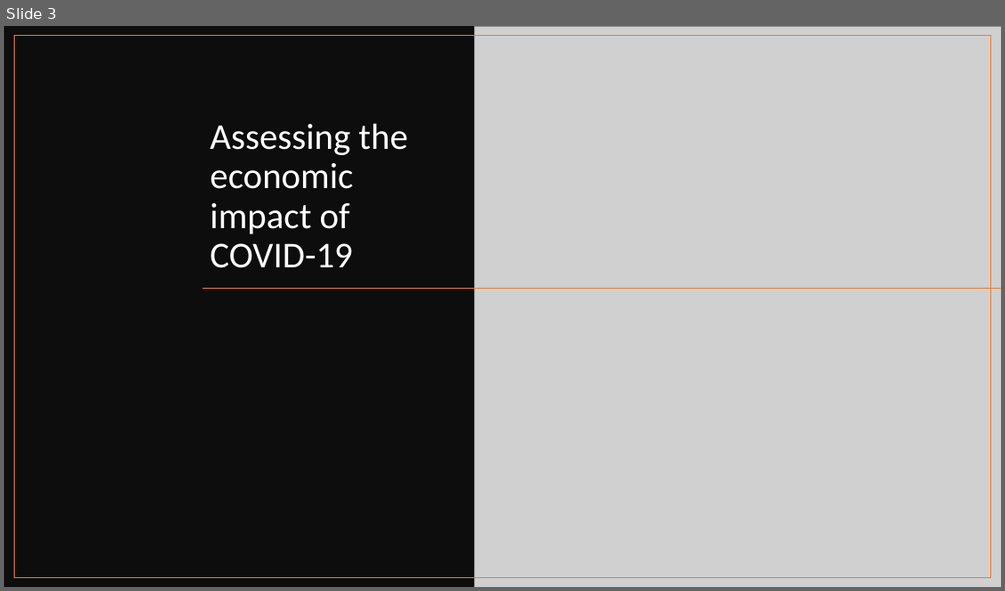
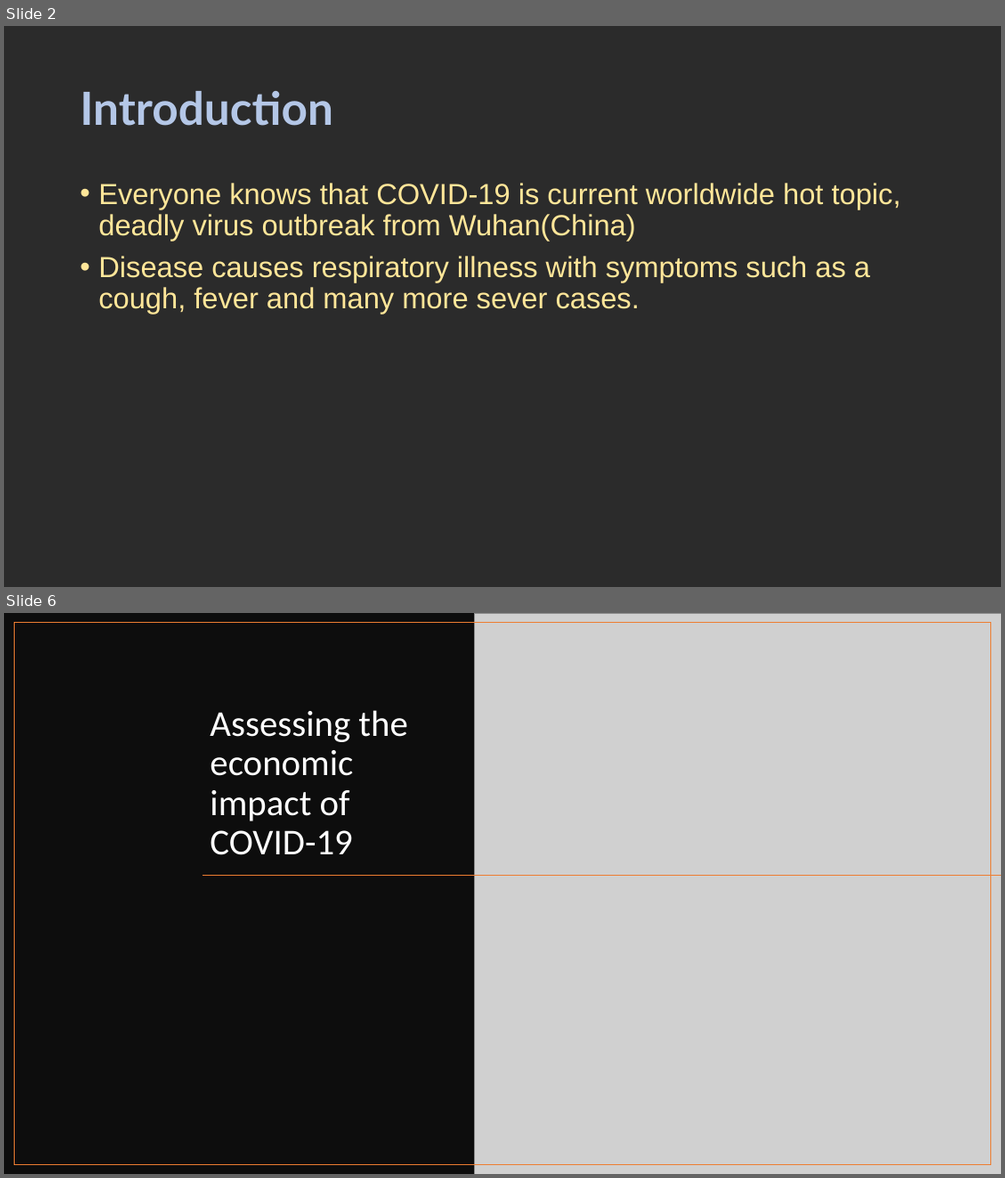
Before and after one commit to frpatel/databootcamp-homework, a slide deck: final-project/presentation/COVID-19 Effect on Global Economy.pptx. Shown one above the other, each under a label of ours: slide 3 before the commit, slides 2 and 6 after it; the slides between them are not shown. The pictures are 1005x591 and 1005x1178 pixels, drawn with LibreOffice and Linux fonts; fonts in the diff are those of the drawing; grey boxes stand for pictures; background and template pictures are left out; a plain dark background stands for a picture behind light text. Boxes give left, top, right and bottom in pixels: in the first picture for what was removed or moved away, otherwise in the second. Text is boxed around its words. In the diff, an @@ line names an element or a change of style, - is before the commit and + after.

```diff
--- a/final-project/presentation/COVID-19 Effect on Global Economy.pptx
+++ b/final-project/presentation/COVID-19 Effect on Global Economy.pptx
@@ slide 2 added at (x1=4, y1=26, x2=1001, y2=587), background picture (left out) @@
@@ title added at (x1=80, y1=91, x2=333, y2=126), 44 pt, text #B4C7E7, bold @@
+Introduction
@@ text added at (x1=98, y1=183, x2=901, y2=313), 28 pt, text #FFE699 @@
+• Everyone knows that COVID-19 is current worldwide hot topic, deadly virus outbreak from Wuhan(China)
+• Disease causes respiratory illness with symptoms such as a cough, fever and many more sever cases.
@@ what was slide 3 is now slide 6 @@
```
Also in this commit, not shown: 4 slides changed, 5 other slides added, 6 other files.
